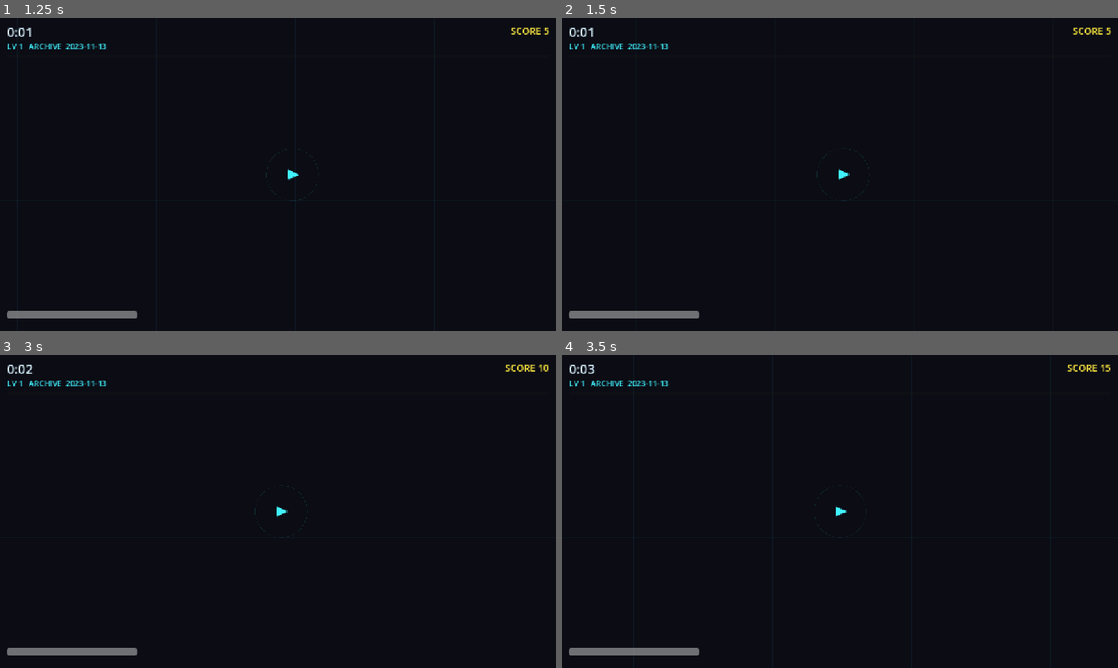
Above: before the commit, frames 1-4 (two rows, left to right).
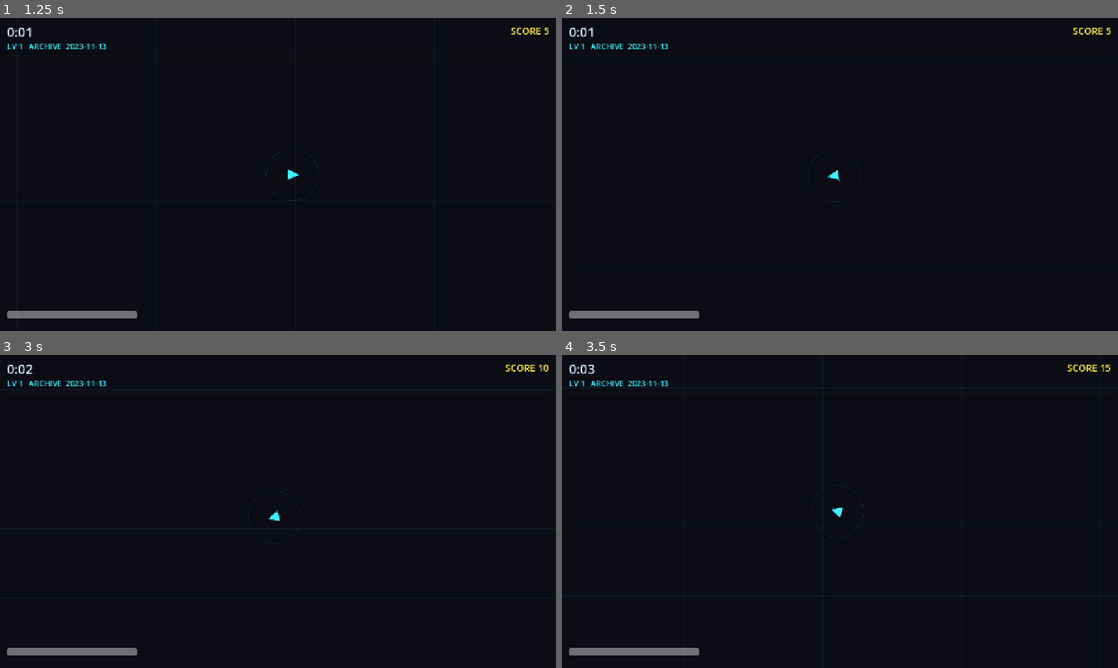
Above: after the commit, the same moments.

Repository: NeekPizza/godot-roguelite
Game: Godot game, scene res://scenes/run.tscn
The game is run twice, just before and just after one commit, with the same random seed, the same clock (stepped at 60 frames per second) and the same inputs.
Inputs (mouse positions are in pixels of both pictures, inside the frame that each line leads up to):
- Up to frame 1 (1.25 s): move the mouse to (400, 158) at 0.52 s; press the mouse at (400, 158) at 0.53 s; hold D (move_right) from 0.53 s (still down)
- Up to frame 2 (1.5 s): release D (move_right) at 1.25 s; release the mouse at (962, 158) at 1.25 s; tap Enter at 1.25 s; drag from (728, 190) to (856, 174) at 1.27 s
- Up to frame 3 (3 s): tap R (restart) at 2, 2.75 s; move the mouse to (333, 442) at 2.02 s; press the mouse at (333, 442) at 2.03 s; hold D (move_right) 2.03-2.75 s; release the mouse at (333, 442) at 2.75 s; drag from (250, 574) to (111, 464) at 2.77 s
- Up to frame 4 (3.5 s): no input

Frame 1 is identical in both runs. In frame 2, less than 0.1% of the frame differs, in the area x 13-89%, y 48-59%; in frame 3, less than 0.1%; in frame 4, less than 0.1%.

Commit message:
Add mouse steering: hold left click to move toward the cursor
Three equivalent ways to move now: WASD/arrows, left stick, or hold left mouse
and steer toward the cursor.

- scripts/steering.gd resolves all sources as a PURE FUNCTION. Mouse and
  keyboard state live in engine globals a headless test cannot set, so keeping
  the decision logic separate is what makes it testable at all.
- Keyboard wins while both are active, so steering with the mouse and nudging
  with WASD do not fight; releasing the keys hands control straight back.
- 18px deadzone around the player: with the cursor sitting on the ship the
  direction would otherwise flip every frame and it would jitter in place.
- Bound as a "move_pointer" action rather than polling the button directly, so
  Phase 5's remapping screen can reach it.

tests/steering_test.tscn covers direction, normalisation (no diagonal speed
boost), the deadzone, priority, release, and idle. Determinism re-verified:
the input path change does not touch any RNG stream.

Co-Authored-By: Claude Opus 4.8 (1M context) <noreply@anthropic.com>

Diff:
--- a/scripts/balance.gd
+++ b/scripts/balance.gd
@@ -272,3 +272,6 @@
 # INPUT
 # =============================================================================
 const STICK_DEADZONE := 0.25
+## Radius around the player where a held pointer stops steering. Without it the
+## direction flips every frame when the cursor sits on the ship.
+const POINTER_DEADZONE := 18.0
--- a/scripts/game_input.gd
+++ b/scripts/game_input.gd
@@ -15,6 +15,9 @@
 	"move_up":    {"keys": [KEY_W, KEY_UP],    "axis": [JOY_AXIS_LEFT_Y, -1.0], "buttons": [JOY_BUTTON_DPAD_UP]},
 	"move_down":  {"keys": [KEY_S, KEY_DOWN],  "axis": [JOY_AXIS_LEFT_Y,  1.0], "buttons": [JOY_BUTTON_DPAD_DOWN]},
 	"restart":    {"keys": [KEY_R],            "axis": [],                      "buttons": [JOY_BUTTON_START]},
+	# Hold to steer toward the cursor. Registered as an action rather than
+	# polled directly so Phase 5's remapping screen can reach it.
+	"move_pointer": {"keys": [], "axis": [], "buttons": [], "mouse": [MOUSE_BUTTON_LEFT]},
 }
 
 
@@ -43,3 +46,8 @@
 		var button_event := InputEventJoypadButton.new()
 		button_event.button_index = button
 		InputMap.action_add_event(action_name, button_event)
+
+	for mouse_button in cfg.get("mouse", []):
+		var mouse_event := InputEventMouseButton.new()
+		mouse_event.button_index = mouse_button
+		InputMap.action_add_event(action_name, mouse_event)
--- a/scripts/player.gd
+++ b/scripts/player.gd
@@ -74,10 +74,19 @@
 
 
 ## Real input, unless a test has installed a synthetic player.
+##
+## Three ways to move, all equivalent: WASD/arrows, left stick, or hold left
+## mouse and steer toward the cursor.
 func _input_direction() -> Vector2:
 	if RunConfig.scripted_input_seed != "":
 		return ScriptedInput.direction(RunConfig.scripted_input_seed, _scripted_elapsed)
-	return Input.get_vector("move_left", "move_right", "move_up", "move_down")
+
+	return Steering.direction(
+		Input.get_vector("move_left", "move_right", "move_up", "move_down"),
+		Input.is_action_pressed("move_pointer"),
+		get_global_mouse_position(),
+		position,
+	)
 
 
 func _fire(delta: float) -> void:
--- /dev/null
+++ b/scripts/steering.gd
@@ -0,0 +1,28 @@
+class_name Steering
+extends RefCounted
+
+## Resolves the player's movement direction from every input source.
+##
+## Pulled out of player.gd as a PURE FUNCTION so it can be unit-tested: mouse
+## and keyboard state live in engine globals that a headless test cannot set,
+## but the decision logic is the part worth testing and this way it is reachable.
+
+## Priority: scripted (tests) > keyboard/stick > pointer-hold.
+##
+## Keyboard wins over the pointer while both are active, so a player steering
+## with the mouse can still nudge with WASD without the two fighting. Releasing
+## the keys hands control straight back to the pointer.
+static func direction(keyboard: Vector2, pointer_held: bool,
+		pointer_position: Vector2, player_position: Vector2,
+		deadzone: float = Balance.POINTER_DEADZONE) -> Vector2:
+	if keyboard.length_squared() > 0.0:
+		return keyboard.normalized()
+
+	if pointer_held:
+		var to_pointer := pointer_position - player_position
+		# Inside the deadzone the cursor is effectively on the player; without
+		# this the direction flips wildly frame to frame and the ship jitters.
+		if to_pointer.length() > deadzone:
+			return to_pointer.normalized()
+
+	return Vector2.ZERO
--- /dev/null
+++ b/tests/steering_test.gd
@@ -0,0 +1,51 @@
+extends Node
+
+var _ok := true
+
+func _check(label: String, passed: bool) -> void:
+	if not passed:
+		_ok = false
+	print("  %-56s %s" % [label, "OK" if passed else "FAIL"])
+
+func _ready() -> void:
+	var player := Vector2(1000, 1000)
+	var none := Vector2.ZERO
+
+	print("=== pointer steering ===")
+	var right := Steering.direction(none, true, player + Vector2(300, 0), player)
+	_check("cursor right of player -> move right", right.is_equal_approx(Vector2.RIGHT))
+
+	var up := Steering.direction(none, true, player + Vector2(0, -250), player)
+	_check("cursor above player -> move up", up.is_equal_approx(Vector2.UP))
+
+	var diagonal := Steering.direction(none, true, player + Vector2(200, 200), player)
+	_check("diagonal is normalised (len %.3f)" % diagonal.length(),
+		absf(diagonal.length() - 1.0) < 0.001)
+
+	print("\n=== deadzone stops jitter ===")
+	var inside := Steering.direction(none, true, player + Vector2(5, 5), player)
+	_check("cursor on the player -> no movement", inside == Vector2.ZERO)
+	var edge := Steering.direction(none, true,
+		player + Vector2(Balance.POINTER_DEADZONE + 5.0, 0), player)
+	_check("just outside the deadzone -> moves", edge != Vector2.ZERO)
+
+	print("\n=== priority and release ===")
+	var both := Steering.direction(Vector2(-1, 0), true, player + Vector2(500, 0), player)
+	_check("keyboard wins while both are active", both.is_equal_approx(Vector2.LEFT))
+	var released := Steering.direction(none, true, player + Vector2(500, 0), player)
+	_check("releasing keys hands control back to the pointer",
+		released.is_equal_approx(Vector2.RIGHT))
+
+	print("\n=== idle ===")
+	_check("nothing held -> no movement",
+		Steering.direction(none, false, player + Vector2(500, 0), player) == Vector2.ZERO)
+	_check("pointer far but not held -> no movement",
+		Steering.direction(none, false, player + Vector2(9999, 0), player) == Vector2.ZERO)
+
+	print("\n=== keyboard normalisation ===")
+	var diag_keys := Steering.direction(Vector2(1, 1), false, player, player)
+	_check("diagonal WASD normalised (len %.3f, no speed boost)" % diag_keys.length(),
+		absf(diag_keys.length() - 1.0) < 0.001)
+
+	print("\nRESULT: %s" % ("PASS" if _ok else "FAIL"))
+	get_tree().quit(0 if _ok else 1)
--- /dev/null
+++ b/tests/steering_test.tscn
@@ -0,0 +1,6 @@
+[gd_scene load_steps=2 format=3]
+
+[ext_resource type="Script" path="res://tests/steering_test.gd" id="1"]
+
+[node name="SteeringTest" type="Node"]
+script = ExtResource("1")
Not shown, added: scripts/steering.gd.uid
Not shown, added: tests/save_test.gd.uid
Not shown, changed: docs/GDD.md
Not shown, changed: docs/TESTING.md
